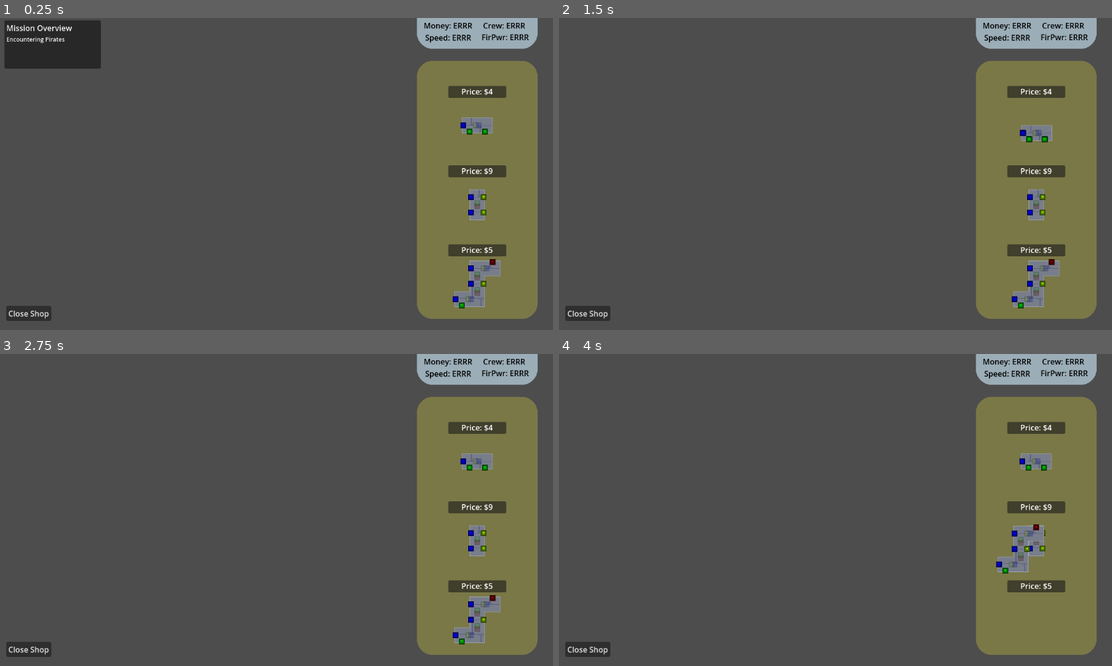
Above: before the commit, frames 1-4 (two rows, left to right).
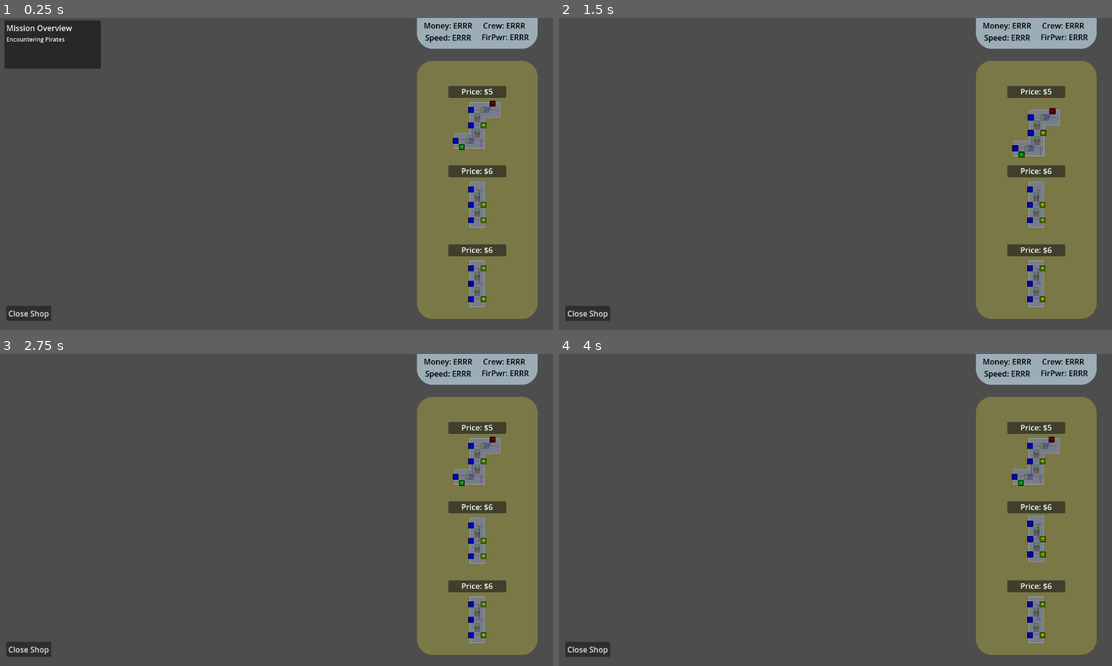
Above: after the commit, the same moments.

Repository: TreadTheDawnGames/GodotWildJam81
Game: Godot game, scene res://Scenes/ShipBuilder/ship_builder.tscn
Two runs of this game, one before a commit and one after it. Both use one fixed random seed, a clock stepped at 60 frames per second and the inputs below. This scene is started directly instead of the project's main scene. The engine's default icon, where the game draws it, is replaced by a stand-in: a white triangle on a blue panel in a dark square.
Inputs (mouse positions are in pixels of both pictures, inside the frame that each line leads up to):
- Up to frame 1 (0.25 s): no input
- Up to frame 2 (1.5 s): tap Enter at 0.5 s; drag from (1029, 124) to (1034, 211) at 0.52 s; drag from (1045, 152) to (1051, 267) at 1.27 s
- Up to frame 3 (2.75 s): move the mouse to (475, 531) at 2.02 s; press the mouse at (475, 531) at 2.03 s
- Up to frame 4 (4 s): release the mouse at (1034, 531) at 2.75 s; tap Space (DEBUG-SpawnPlayerShip) at 2.75 s; drag from (1034, 547) to (1045, 460) at 2.77 s; drag from (1051, 603) to (1034, 534) at 3.52 s

The runs differ from the first frame. In frame 1, 1.6% of the frame differs, in the area x 81-91%, y 22-94%; in frame 2, 1.6%; in frame 3, 1.6%; in frame 4, 2.2%, in the area x 78-91%, y 22-93%.
Error in both runs: Invalid assignment of property or key 'global_position' with value of type 'Vector2' on a base object of type 'Nil'. (res://Scripts/Globals/GlobalPlayerInfo.gd…

Commit message:
Should be fixed now.

Diff:
--- a/Scenes/ShipTilemapScenes/Rooms/z_room.tscn
+++ /dev/null
@@ -1,11 +0,0 @@
-[gd_scene load_steps=2 format=3 uid="uid://crir1i5irvqib"]
-
-[ext_resource type="Texture2D" uid="uid://dbuep6d26s8t1" path="res://Assets/Sprites/ZRoom.png" id="2_tytam"]
-
-[node name="ZRoom"]
-tile_map_data = PackedByteArray(0, 0, 0, 0, 0, 0, 0, 0, 0, 0, 0, 0, 1, 0, 1, 0, 0, 0, 0, 0, 0, 0, 0, 0, 1, 0, 1, 0, 1, 0, 0, 0, 0, 0, 0, 0, 1, 0, 1, 0, 2, 0, 0, 0, 0, 0, 0, 0, 1, 0, 2, 0, 2, 0, 0, 0, 0, 0, 0, 0, 1, 0)
-Price = 10
-
-[node name="Sprite2D" parent="." index="0"]
-position = Vector2(48, 48)
-texture = ExtResource("2_tytam")
--- a/Scripts/ShipContruction/room_chooser.gd
+++ b/Scripts/ShipContruction/room_chooser.gd
@@ -21,6 +21,7 @@
 	var files = Array(DirAccess.get_files_at(RoomDirectory))
 	files.shuffle()
 	var scene : ShipRoom = load(RoomDirectory + files.pick_random()).instantiate() as ShipRoom
+
 	add_child(scene)
 	scene.position = marker.position - scene.sprite.texture.get_size()/2
 	scene.LocationMarker = marker
